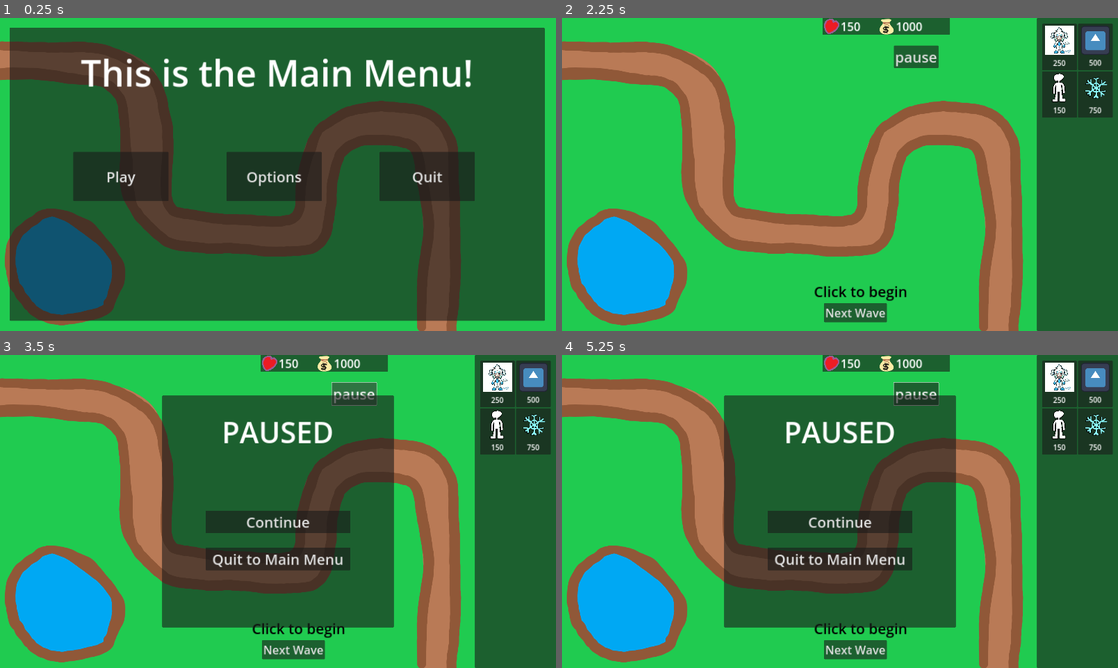
Above: before the commit, frames 1-4 (two rows, left to right).
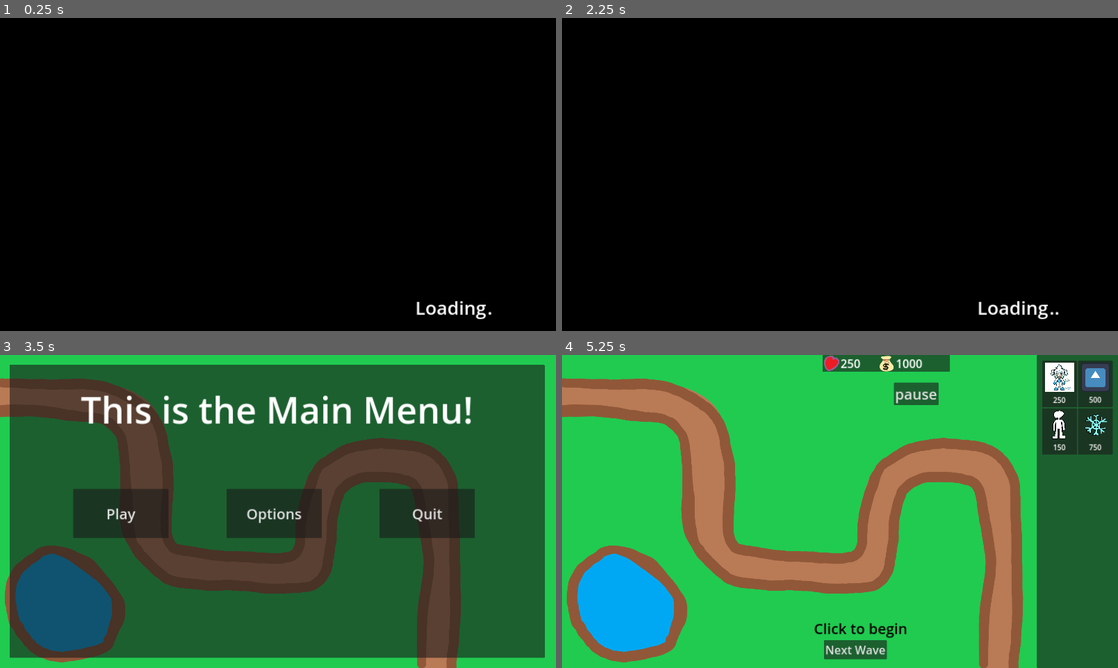
Above: after the commit, the same moments.

Repository: VitaminTree/Minki-Tower-Defense
Game: Godot game, scene res://UI/loading screen.tscn
Two runs of this game, one before a commit and one after it. Both use one fixed random seed, a clock stepped at 60 frames per second and the inputs below. Before the commit the project starts from res://UI/MainMenu.tscn. The engine's default icon, where the game draws it, is replaced by a stand-in: a white triangle on a blue panel in a dark square.
Inputs (mouse positions are in pixels of both pictures, inside the frame that each line leads up to):
- Up to frame 1 (0.25 s): no input
- Up to frame 2 (2.25 s): click (834, 177) at 0.5 s, where only the run before the commit has a clickable "Options"; click (840, 287) at 1.25 s, where only the run before the commit has a clickable "Back"; click (684, 177) at 2 s, where only the run before the commit has a clickable "Play"
- Up to frame 3 (3.5 s): click (355, 392) at 2.75 s, where only the run before the commit has a clickable "pause"
- Up to frame 4 (5.25 s): click (834, 514) at 3.5 s, where only the run after the commit has a clickable "Options"; click "pause" (after the commit: "Back") at 4.25 s; click (684, 514) at 5 s, where only the run after the commit has a clickable "Play"

The runs differ from the first frame. In frame 1, 100% of the frame differs, in the area x 0-100%, y 0-100%; in frame 2, 100%; in frame 3, 60%; in frame 4, 31%.
Error after the commit: Parse Error: Cannot return value of type "res://Items/ItemData.gd" because the function return type is "ItemData". (res://Scripts/Autoloads/GameData.gd:26)

Commit message:
Saving and Loading Functionality
Project supports Saving and Loading of specific game-related variables:
Health
Money
Wave Cleared

To restart the game, go to the newly formed options menu and press the button to clear the save. This deletes the file without confirmation, so be careful.

Diff:
--- /dev/null
+++ b/Loading.gd
@@ -0,0 +1,44 @@
+extends Control
+
+@onready var time = $Timer
+@onready var label_dots = $HBoxContainer/Dots
+var dotcount: int = 1
+var done: bool = false
+
+
+func _ready() -> void:
+	check_save_data()
+	done = true
+
+func _process(_delta) -> void:
+	draw_dots()
+	if $FakeLoading.is_stopped() and done:
+		get_tree().change_scene_to_file("res://UI/MainMenu.tscn")
+
+
+func check_save_data() -> void:
+	if not FileAccess.file_exists("user://SaveGame.save"):
+		return
+	var save_data = FileAccess.open("user://SaveGame.save", FileAccess.READ)
+
+	#while save_data.get_position() < save_data.get_length():
+	var json_string = save_data.get_line()
+	var json = JSON.new()
+	var parse_result = json.parse(json_string)
+	if parse_result == OK:
+		var node_data = json.get_data()
+		GameData.load_gamestate(node_data)
+	else:
+		print("ERROR I guess")
+
+
+func draw_dots() -> void:
+	if time.is_stopped():
+		dotcount += 1
+		time.start()
+	if dotcount > 4:
+		dotcount = 1
+	var dots: String = ""
+	for i in dotcount:
+		dots += "."
+	label_dots.text = dots
--- a/Scripts/Autoloads/GameData.gd
+++ b/Scripts/Autoloads/GameData.gd
@@ -7,7 +7,36 @@
 #  - Wave progress
 #  - Health
 #  - Experience? Idk
-#
-# For now, this script will remain empty until the next realease is shipped, then I may consider refactoring
 
-var items = preload("res://UI/Inventory/OneOfEverything.tres")
+const ALL_ITEMS = preload("res://UI/Inventory/OneOfEverything.tres")
+const SAVE_GAME_PATH = "user://SaveGame.save"
+var NEW_GAME: bool = true
+
+# Player Resources
+@export var health: int = 1
+@export var money: int = 150
+
+# Level advancement
+@export var WavesCleared: int = 0
+var isWaveActive: bool = false
+
+func find_item(title: String) -> ItemData:
+	for item in ALL_ITEMS.slot_datas:
+		if item.item_data.name == title:
+			return item.item_data
+	print("Item \"%d\" was not found. Misspelled?" % [title])
+	return null
+
+func save_gamestate() -> Dictionary:
+	var resources = {
+		"health" : health,
+		"money" : money,
+		"waves" : WavesCleared
+	}
+	return resources
+
+func load_gamestate(data: Dictionary) -> void:
+	health = data["health"]
+	money = data["money"]
+	WavesCleared = data["waves"]
+	NEW_GAME = false
--- a/Scripts/PathSpawner.gd
+++ b/Scripts/PathSpawner.gd
@@ -58,10 +58,16 @@
 
 func _ready() -> void:
 	SignalMessenger.connect("ENEMY_LEFT", on_enemy_removal)
+	if GameData.NEW_GAME:
+		GameData.WavesCleared = currentWave
+	else:
+		currentWave = GameData.WavesCleared
 
 func on_enemy_removal() -> void:
 	totalEnemies -= 1
 	if totalEnemies < 1:
+		GameData.isWaveActive = false
+		GameData.WavesCleared = currentWave
 		button.disabled = false
 
 
@@ -78,6 +84,7 @@
 	if currentWave >= waves.size():
 		label.text = "You win"
 	else:
+		GameData.isWaveActive = true
 		label.text = "Wave %d of %d" % [(currentWave + 1), waves.size()]
 		totalEnemies = count_enemies_in_wave(waves[currentWave])
 		summon_wave(waves[currentWave])
--- a/Scripts/PlayButton.gd
+++ b/Scripts/PlayButton.gd
@@ -10,8 +10,10 @@
 # _ready() events are processed top-down in the scene tree.
 # If you want something to happen AFTER another node is ready, place it lower in the tree (or use @onready?)
 func _ready() -> void:
-	#SignalMessenger.HELLO_WORLD.emit()
-	pass
+	if GameData.NEW_GAME:
+		text = "New Game"
+	else:
+		text = "Continue"
 
 func _on_pressed() -> void:
 	get_tree().paused = false
--- a/Scripts/Resource Panel.gd
+++ b/Scripts/Resource Panel.gd
@@ -8,6 +8,12 @@
 @onready var loseMenu = preload("res://UI/GameOverScreen.tscn")
 
 func _ready() -> void:
+	if GameData.NEW_GAME:
+		GameData.health = Health
+		GameData.money = Money
+	else:
+		Health = GameData.health
+		Money = GameData.money
 	hpUI.text = str(Health)
 	moneyUI.text = str(Money)
 	SignalMessenger.connect("MONEY_PAYMENT", update_money)
@@ -17,11 +23,13 @@
 func update_money(amount: int) -> void:
 	Money += amount
 	moneyUI.text = str(Money)
+	GameData.money = Money
 	SignalMessenger.BALANCE_UPDATED.emit(Money)
 
 func update_health(amount: int) -> void:
 	Health += amount
 	hpUI.text = str(Health)
+	GameData.health = Health
 	if Health <= 0:
 		SignalMessenger.ALL_LIVES_LOST.emit()
 
--- /dev/null
+++ b/Scripts/SaveGame.gd
@@ -0,0 +1,57 @@
+class_name SaveGameJSON
+extends Button
+
+
+func _ready() -> void:
+	if GameData.isWaveActive:
+		self.disabled = true
+		$WaveActiveNotifier.visible = true
+		$"../Control".visible = true
+
+
+func save() -> Dictionary:
+	var save_dictionary = {
+		"Value" : $"../HSlider".value
+	}
+	return save_dictionary
+
+
+func save_game() -> void:
+	var save_data = FileAccess.open("user://SaveGame.save", FileAccess.WRITE)
+	var json_string = JSON.stringify(GameData.save_gamestate())
+	save_data.store_line(json_string)
+	save_data.close()
+	GameData.NEW_GAME = false
+
+func clear_file() -> void:
+	DirAccess.remove_absolute(GameData.SAVE_GAME_PATH)
+	GameData.NEW_GAME = true
+
+func load_game() -> void:
+	if not FileAccess.file_exists("user://SaveGame.save"):
+		print("No save file found")
+		return
+	var save_data = FileAccess.open("user://SaveGame.save", FileAccess.READ)
+
+	#while save_data.get_position() < save_data.get_length():
+	var json_string = save_data.get_line()
+	var json = JSON.new()
+	var parse_result = json.parse(json_string)
+	if parse_result == OK:
+		var node_data = json.get_data()
+		#$"../HSlider".value = node_data["Value"]
+		print(node_data)
+	else:
+		print("ERROR I guess")
+
+
+func _on_pressed():
+	clear_file()
+
+
+func _on_save_game_button_2_pressed():
+	load_game()
+
+
+func _on_ingame_save_pressed():
+	save_game()
--- a/UI/Inventory/BackpackPanel.gd
+++ b/UI/Inventory/BackpackPanel.gd
@@ -1,7 +1,6 @@
 extends PanelContainer
 
 const Slot = preload("res://UI/Inventory/slot.tscn")
-var ITEM_REFERENCES = preload("res://UI/Inventory/OneOfEverything.tres")
 var inv_data = preload("res://UI/Inventory/TestInventory.tres")
 
 @onready var item_grid = $MarginContainer/ItemGrid
@@ -38,12 +37,13 @@
 
 # Debug function for testing upgrades while a method for aquiring items is unimplemented
 func fill_inventory(backpack_data: BackpackData) -> void:
+	var temp = GameData.ALL_ITEMS
 	for i in 20:
-		var random_index: int = randi() % ITEM_REFERENCES.slot_datas.size()
+		var random_index: int = randi() % temp.slot_datas.size()
 		if i < backpack_data.slot_datas.size():
-			backpack_data.slot_datas[i] = ITEM_REFERENCES.slot_datas[random_index]
+			backpack_data.slot_datas[i] = temp.slot_datas[random_index]
 		else:
-			backpack_data.slot_datas.append(ITEM_REFERENCES.slot_datas[random_index])
+			backpack_data.slot_datas.append(temp.slot_datas[random_index])
 
 
 # Debug function for testing upgrades while a method for aquiring items is unimplemented
--- a/UI/MinkiShopPanel.tscn
+++ b/UI/MinkiShopPanel.tscn
@@ -1,12 +1,12 @@
 [gd_scene load_steps=3 format=3 uid="uid://bg4juqoye2wvi"]
 
-[ext_resource type="Script" path="res://Scripts/TowerPanel.gd" id="1_ts8j7"]
+[ext_resource type="Script" path="res://Scripts/TowerShopPanel.gd" id="1_ux1tq"]
 [ext_resource type="Texture2D" uid="uid://dtbt8e2rrnyc4" path="res://Assets/Minki.png" id="2_k6280"]
 
 [node name="TowerPanel" type="Panel"]
 custom_minimum_size = Vector2(120, 160)
 mouse_filter = 1
-script = ExtResource("1_ts8j7")
+script = ExtResource("1_ux1tq")
 
 [node name="VBoxContainer" type="VBoxContainer" parent="."]
 layout_mode = 0
--- a/UI/OptionsMenu.tscn
+++ b/UI/OptionsMenu.tscn
@@ -8,6 +8,7 @@
 [ext_resource type="Texture2D" uid="uid://bdoc6lha2tpi5" path="res://Assets/backpack.png" id="6_xpfyg"]
 [ext_resource type="Texture2D" uid="uid://b7k4d4uoey1ly" path="res://Assets/money.png" id="7_ystgd"]
 [ext_resource type="Texture2D" uid="uid://daqpuvgbr81d5" path="res://Assets/shades.png" id="8_y0of3"]
+[ext_resource type="Script" path="res://Scripts/SaveGame.gd" id="9_i4puk"]
 
 [sub_resource type="StyleBoxFlat" id="StyleBoxFlat_51hjx"]
 bg_color = Color(0.498039, 0.498039, 0.498039, 0)
@@ -75,7 +76,7 @@
 offset_right = 1596.0
 offset_bottom = 497.0
 theme_override_font_sizes/font_size = 24
-text = "Doesnt do anything yet either"
+text = "Meant for the game proper, but it's not ready yet"
 
 [node name="Button" type="Button" parent="."]
 offset_left = 899.0
@@ -102,23 +103,39 @@
 popup/item_1/icon = ExtResource("8_y0of3")
 popup/item_1/id = 1
 
-[node name="Button2" type="Button" parent="."]
-offset_left = 349.0
-offset_top = 616.0
-offset_right = 585.0
-offset_bottom = 852.0
+[node name="Reset Game" type="Button" parent="."]
+offset_left = 279.0
+offset_top = 621.0
+offset_right = 588.0
+offset_bottom = 857.0
 theme_override_font_sizes/font_size = 36
-text = "Save Game"
+text = "Reset game State"
+icon = ExtResource("8_y0of3")
+icon_alignment = 1
+vertical_icon_alignment = 0
+script = ExtResource("9_i4puk")
+
+[node name="Print Save Game" type="Button" parent="."]
+offset_left = 613.0
+offset_top = 615.0
+offset_right = 849.0
+offset_bottom = 851.0
+theme_override_font_sizes/font_size = 36
+text = "Print Game State"
 icon = ExtResource("8_y0of3")
 icon_alignment = 1
 vertical_icon_alignment = 0
 
 [node name="Label3" type="Label" parent="."]
-offset_left = 212.0
-offset_top = 548.0
-offset_right = 749.0
-offset_bottom = 606.0
+offset_left = 163.0
+offset_top = 494.0
+offset_right = 1156.0
+offset_bottom = 610.0
 theme_override_font_sizes/font_size = 40
-text = "This doesn't do anything yet"
+text = "These Buttons actualy save and load. But you can't see it if you dont have the terminal open"
+horizontal_alignment = 1
+autowrap_mode = 1
 
 [connection signal="pressed" from="Button" to="Button" method="_on_pressed"]
+[connection signal="pressed" from="Reset Game" to="Reset Game" method="_on_pressed"]
+[connection signal="pressed" from="Print Save Game" to="Reset Game" method="_on_save_game_button_2_pressed"]
--- a/UI/PauseMenu.tscn
+++ b/UI/PauseMenu.tscn
@@ -1,6 +1,7 @@
-[gd_scene load_steps=3 format=3 uid="uid://dkaq5i1gngwvn"]
+[gd_scene load_steps=4 format=3 uid="uid://dkaq5i1gngwvn"]
 
 [ext_resource type="Script" path="res://Scripts/ContinueButton.gd" id="1_dtxau"]
+[ext_resource type="Script" path="res://Scripts/SaveGame.gd" id="2_3bgma"]
 [ext_resource type="Script" path="res://Scripts/ExitToMainMenu.gd" id="2_b48em"]
 
 [node name="PauseUI" type="CanvasLayer"]
@@ -49,6 +50,29 @@
 text = "Continue"
 script = ExtResource("1_dtxau")
 
+[node name="SaveButton" type="Button" parent="VBoxContainer"]
+process_mode = 2
+layout_mode = 2
+theme_override_font_sizes/font_size = 50
+text = "Save Game"
+script = ExtResource("2_3bgma")
+
+[node name="WaveActiveNotifier" type="Label" parent="VBoxContainer/SaveButton"]
+visible = false
+layout_mode = 0
+offset_left = 59.0
+offset_top = 111.0
+offset_right = 440.0
+offset_bottom = 148.0
+theme_override_font_sizes/font_size = 24
+text = "Can't save while a wave is active!"
+
+[node name="Control" type="Control" parent="VBoxContainer"]
+visible = false
+layout_mode = 2
+size_flags_vertical = 2
+size_flags_stretch_ratio = 0.1
+
 [node name="QuitButton" type="Button" parent="VBoxContainer"]
 process_mode = 2
 layout_mode = 2
@@ -57,4 +81,5 @@
 script = ExtResource("2_b48em")
 
 [connection signal="pressed" from="VBoxContainer/ContinueButton" to="VBoxContainer/ContinueButton" method="_on_pressed"]
+[connection signal="pressed" from="VBoxContainer/SaveButton" to="VBoxContainer/SaveButton" method="_on_ingame_save_pressed"]
 [connection signal="pressed" from="VBoxContainer/QuitButton" to="VBoxContainer/QuitButton" method="_on_pressed"]
--- /dev/null
+++ b/UI/loading screen.tscn
@@ -0,0 +1,51 @@
+[gd_scene load_steps=3 format=3 uid="uid://c406kls43bbdo"]
+
+[ext_resource type="Script" path="res://Loading.gd" id="1_8ssna"]
+
+[sub_resource type="StyleBoxFlat" id="StyleBoxFlat_7simi"]
+bg_color = Color(0, 0, 0, 1)
+
+[node name="Control" type="Control"]
+layout_mode = 3
+anchors_preset = 15
+anchor_right = 1.0
+anchor_bottom = 1.0
+grow_horizontal = 2
+grow_vertical = 2
+script = ExtResource("1_8ssna")
+
+[node name="Panel" type="Panel" parent="."]
+layout_mode = 1
+anchors_preset = 15
+anchor_right = 1.0
+anchor_bottom = 1.0
+grow_horizontal = 2
+grow_vertical = 2
+theme_override_styles/panel = SubResource("StyleBoxFlat_7simi")
+
+[node name="HBoxContainer" type="HBoxContainer" parent="."]
+layout_mode = 0
+offset_left = 1434.0
+offset_top = 954.0
+offset_right = 1702.0
+offset_bottom = 1045.0
+
+[node name="Loading" type="Label" parent="HBoxContainer"]
+layout_mode = 2
+theme_override_font_sizes/font_size = 64
+text = "Loading"
+
+[node name="Dots" type="Label" parent="HBoxContainer"]
+layout_mode = 2
+theme_override_font_sizes/font_size = 64
+text = "."
+
+[node name="Timer" type="Timer" parent="."]
+wait_time = 0.4
+one_shot = true
+autostart = true
+
+[node name="FakeLoading" type="Timer" parent="."]
+wait_time = 3.0
+one_shot = true
+autostart = true
--- a/project.godot
+++ b/project.godot
@@ -13,7 +13,7 @@
 config/name="Minki Tower Defense"
 config/description="Fan Game for vtuber Mint Fantome. Runnuning concepts are the Ice Monkey artwork from her Bloons TD 6 streams, as well as the phrase \"minki\" that she likes to say."
 config/tags=PackedStringArray("2d")
-run/main_scene="res://UI/MainMenu.tscn"
+run/main_scene="res://UI/loading screen.tscn"
 config/features=PackedStringArray("4.1", "GL Compatibility")
 config/icon="res://Assets/Wisp.png"
 config/windows_native_icon="res://Assets/Wisp.ico"
Not shown: 1 places in UI/OptionsMenu.tscn that only renumber resources
